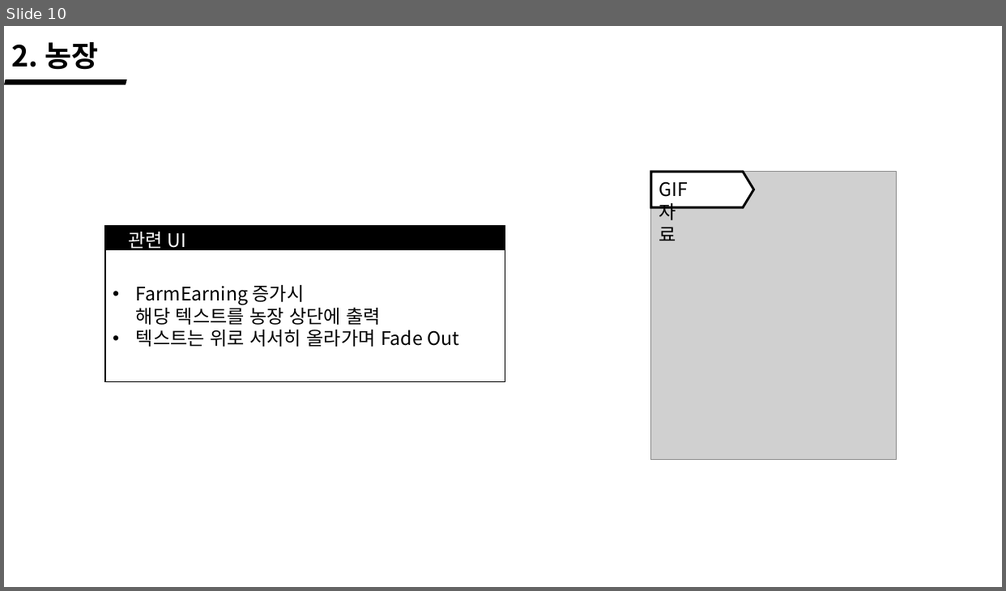
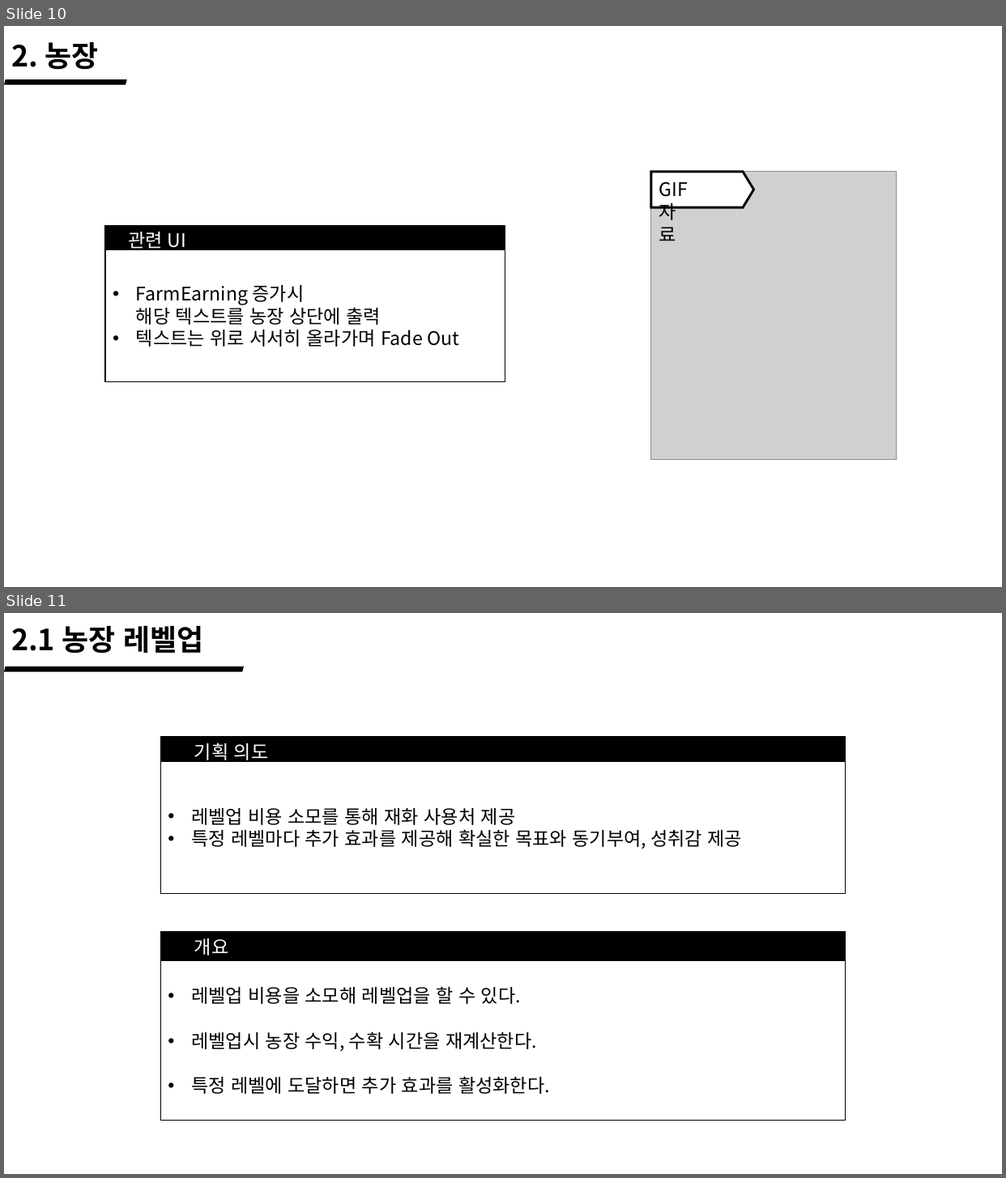
Before and after one commit to wlrud753/CarryCarrot, a slide deck: 기획서/당근키우기 시스템.pptx. Shown one above the other, each under a label of ours: slide 10 before the commit, slides 10 and 11 after it. The pictures are 1006x591 and 1006x1178 pixels, drawn with LibreOffice and Linux fonts; fonts in the diff are those of the drawing; grey boxes stand for pictures. Boxes give left, top, right and bottom in pixels: in the first picture for what was removed or moved away, otherwise in the second. Text is boxed around its words. In the diff, an @@ line names an element or a change of style, - is before the commit and + after.

```diff
--- a/기획서/당근키우기 시스템.pptx
+++ b/기획서/당근키우기 시스템.pptx
@@ slide 11 added at (4,613,1002,1174), background #FFFFFF @@
@@ text added at (11,626,203,653), 28 pt, text #000000, bold @@
+2.1 농장 레벨업
@@ parallelogram added at (4,667,244,672), fill #000000 @@
@@ rectangle added at (160,737,846,894), fill #000000, outline #000000 1 pt @@
@@ text added at (194,743,269,764), 18 pt, text #FFFFFF @@
+기획 의도
@@ rectangle added at (160,761,846,894), fill #FFFFFF, outline #000000 1 pt, 18 pt, text #000000 @@
+• 레벨업 비용 소모를 통해 재화 사용처 제공
+• 특정 레벨마다 추가 효과를 제공해 확실한 목표와 동기부여, 성취감 제공
@@ rectangle added at (160,932,846,1121), fill #000000, outline #000000 1 pt @@
@@ text added at (194,939,229,956), 18 pt, text #FFFFFF @@
+개요
@@ rectangle added at (160,961,846,1121), fill #FFFFFF, outline #000000 1 pt, 18 pt, text #000000 @@
+• 레벨업 비용을 소모해 레벨업을 할 수 있다.
+• 레벨업시 농장 수익, 수확 시간을 재계산한다.
+• 특정 레벨에 도달하면 추가 효과를 활성화한다.
```
Also in this commit, not shown: 6 slides changed, 5 other slides added, 1 other file.
